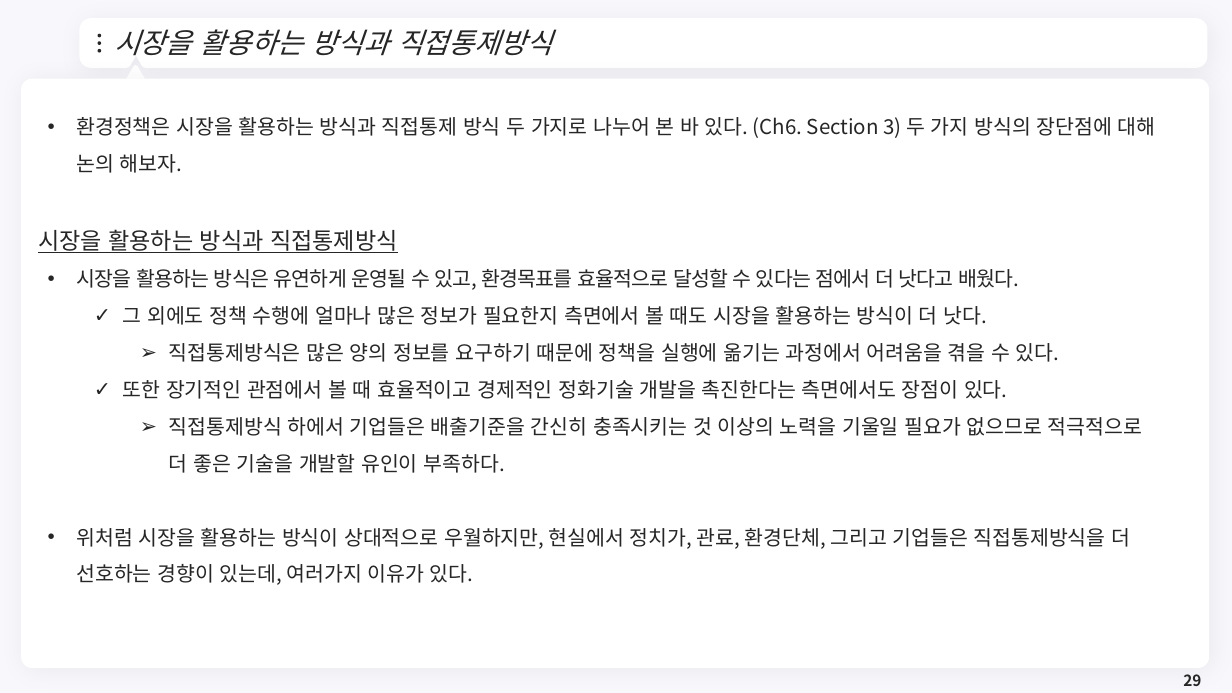
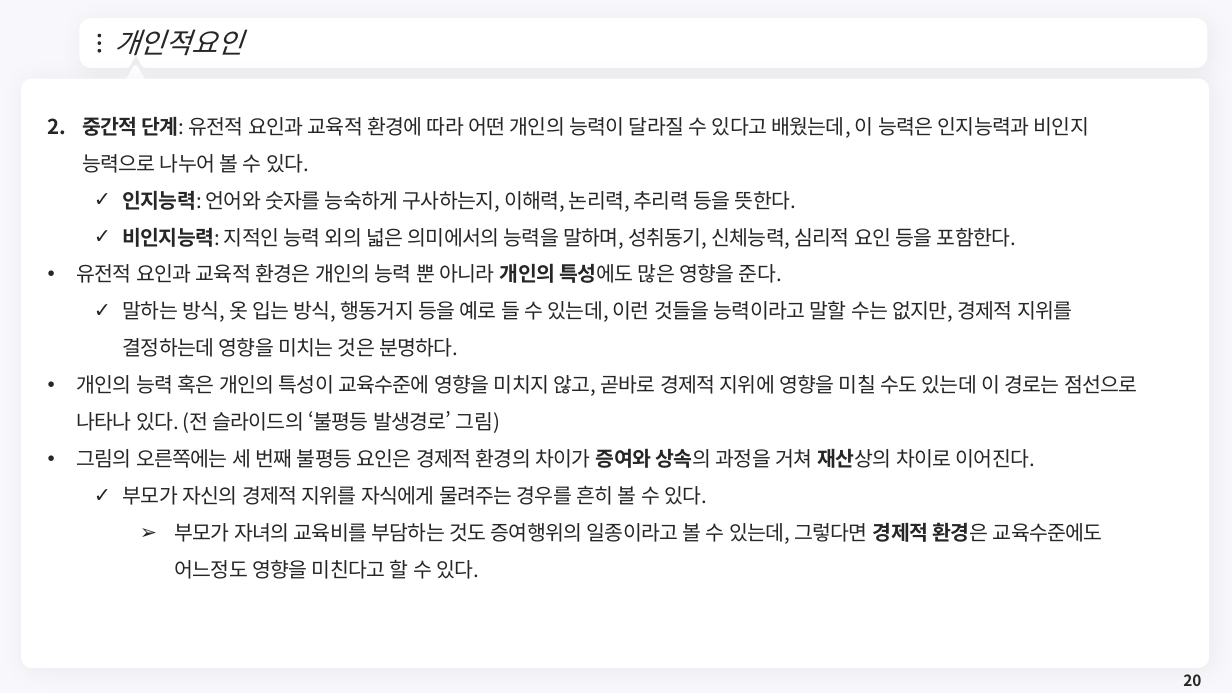
Before and after one commit to meandthey/Teaching, a slide deck: slide 20 of 재정학/01_Lectures/재정학_Chapter_8.pptx (slide 29 before the commit). Drawn at 1232x693 pixels with LibreOffice and Linux fonts; fonts in the diff are those of the drawing; background and template pictures are left out. Boxes give left, top, right and bottom in pixels: in the first picture for what was removed or moved away, otherwise in the second. Text is boxed around its words. In the diff, an @@ line names an element or a change of style, - is before the commit and + after.

```diff
--- a/재정학/01_Lectures/재정학_Chapter_8.pptx
+++ b/재정학/01_Lectures/재정학_Chapter_8.pptx
@@ title at [114, 29, 244, 56]: text changed @@
-시장을 활용하는 방식과 직접통제방식
+개인적요인
@@ text at [77, 117, 1137, 579]: text changed @@
-• 환경정책은 시장을 활용하는 방식과 직접통제 방식 두 가지로 나누어 본 바 있다. (Ch6. Section 3) 두 가지 방식의 장단점에 대해 논의 해보자.
-시장을 활용하는 방식과 직접통제방식
-• 시장을 활용하는 방식은 유연하게 운영될 수 있고, 환경목표를 효율적으로 달성할 수 있다는 점에서 더 낫다고 배웠다.
-  ✓ 그 외에도 정책 수행에 얼마나 많은 정보가 필요한지 측면에서 볼 때도 시장을 활용하는 방식이 더 낫다.
-    ➢ 직접통제방식은 많은 양의 정보를 요구하기 때문에 정책을 실행에 옮기는 과정에서 어려움을 겪을 수 있다.
-  ✓ 또한 장기적인 관점에서 볼 때 효율적이고 경제적인 정화기술 개발을 촉진한다는 측면에서도 장점이 있다.
-    ➢ 직접통제방식 하에서 기업들은 배출기준을 간신히 충족시키는 것 이상의 노력을 기울일 필요가 없으므로 적극적으로 더 좋은 기술을 개발할 유인이 부족하다.
-• 위처럼 시장을 활용하는 방식이 상대적으로 우월하지만, 현실에서 정치가, 관료, 환경단체, 그리고 기업들은 직접통제방식을 더 선호하는 경향이 있는데, 여러가지 이유가 있다.
+2. 중간적 단계: 유전적 요인과 교육적 환경에 따라 어떤 개인의 능력이 달라질 수 있다고 배웠는데, 이 능력은 인지능력과 비인지 능력으로 나누어 볼 수 있다.
+  ✓ 인지능력: 언어와 숫자를 능숙하게 구사하는지, 이해력, 논리력, 추리력 등을 뜻한다.
+  ✓ 비인지능력: 지적인 능력 외의 넓은 의미에서의 능력을 말하며, 성취동기, 신체능력, 심리적 요인 등을 포함한다.
+• 유전적 요인과 교육적 환경은 개인의 능력 뿐 아니라 개인의 특성에도 많은 영향을 준다.
+  ✓ 말하는 방식, 옷 입는 방식, 행동거지 등을 예로 들 수 있는데, 이런 것들을 능력이라고 말할 수는 없지만, 경제적 지위를 결정하는데 영향을 미치는 것은 분명하다.
+• 개인의 능력 혹은 개인의 특성이 교육수준에 영향을 미치지 않고, 곧바로 경제적 지위에 영향을 미칠 수도 있는데 이 경로는 점선으로 나타나 있다. (전 슬라이드의 ‘불평등 발생경로’ 그림)
+• 그림의 오른쪽에는 세 번째 불평등 요인은 경제적 환경의 차이가 증여와 상속의 과정을 거쳐 재산상의 차이로 이어진다.
+  ✓ 부모가 자신의 경제적 지위를 자식에게 물려주는 경우를 흔히 볼 수 있다.
+    ➢ 부모가 자녀의 교육비를 부담하는 것도 증여행위의 일종이라고 볼 수 있는데, 그렇다면 경제적 환경은 교육수준에도 어느정도 영향을 미친다고 할 수 있다.
@@ page number at [1183, 674, 1201, 686]: text changed @@
-29
+20
```
Also in this commit, not shown: 6 other slides changed, 1 slide added, 30 slides removed, 5 other files.
